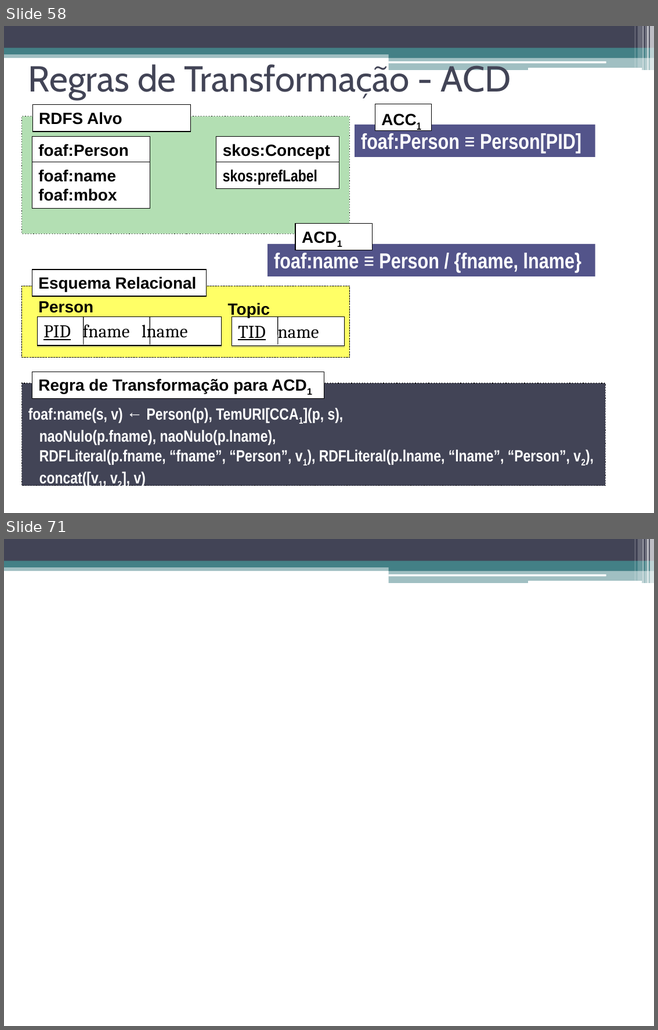
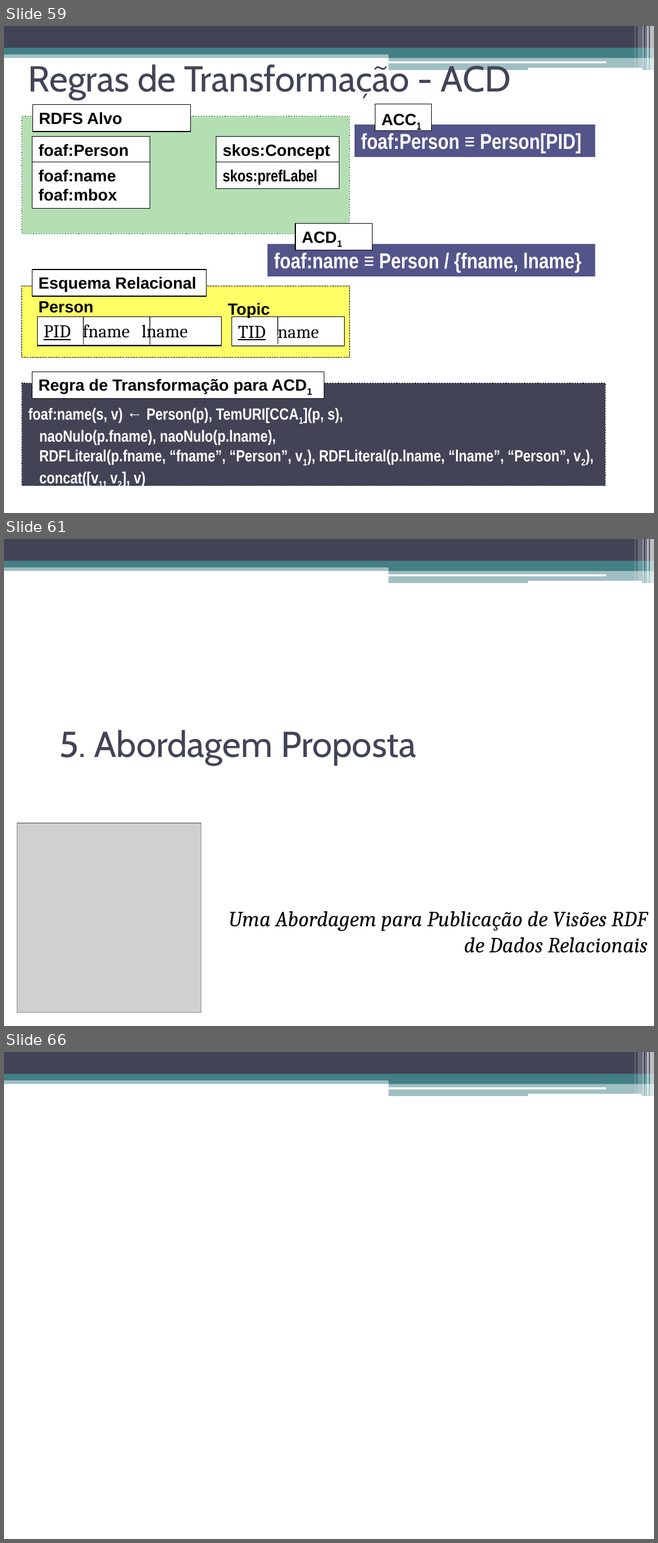
Before and after one commit to luiseufrasio/mestrado-ufc-eufrasio, a slide deck: dissertação/dissertacao_eufrasio-slides.pptx. Shown one above the other, each under a label of ours: slides 58 and 71 before the commit, slides 59, 61 and 66 after it; the slides between them are not shown. The pictures are 658x1030 and 658x1543 pixels, drawn with LibreOffice and Linux fonts; fonts in the diff are those of the drawing; grey boxes stand for pictures. Boxes give left, top, right and bottom in pixels: in the first picture for what was removed or moved away, otherwise in the second. Text is boxed around its words. In the diff, an @@ line names an element or a change of style, - is before the commit and + after.

```diff
--- a/dissertação/dissertacao_eufrasio-slides.pptx
+++ b/dissertação/dissertacao_eufrasio-slides.pptx
@@ slide 61 added at bbox=[4, 539, 654, 1026], background #FFFFFF; not listed: 13 template elements that a slide beside it also shows @@
@@ title added at bbox=[59, 730, 416, 765], 40 pt, text #424456 @@
+5. Abordagem Proposta
@@ picture added at bbox=[17, 824, 201, 1013] @@
@@ subtitle added at bbox=[228, 911, 647, 953], 24 pt, text #000000, italic @@
+Uma Abordagem para Publicação de Visões RDF de Dados Relacionais
@@ what was slide 58 is now slide 59 @@
@@ what was slide 71 is now slide 66 @@
```
Also in this commit, not shown: 5 slides changed, 5 other slides added, 11 slides removed, 1 other file.
